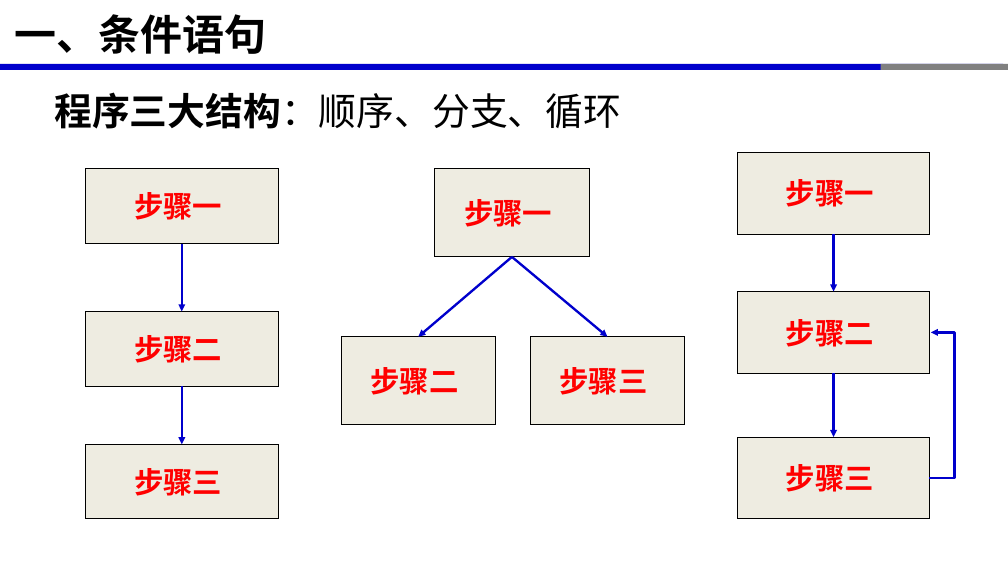
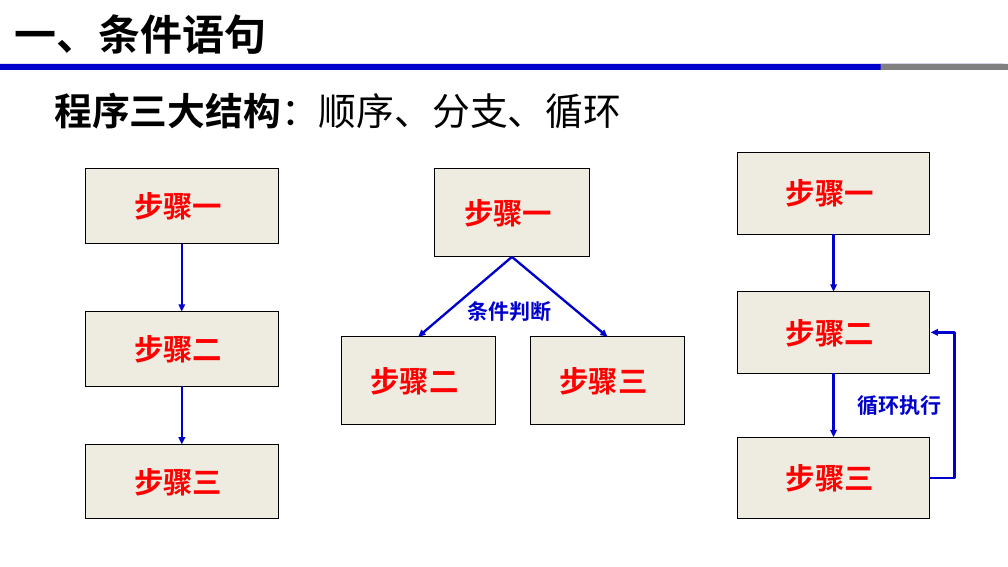
Before and after one commit to xinluo2018/programming-basics, a slide deck: slide 4 of 第3章-条件与循环/第3章-条件与循环.pptx. Drawn at 1008x567 pixels with LibreOffice and Linux fonts; fonts in the diff are those of the drawing. Boxes give left, top, right and bottom in pixels: in the first picture for what was removed or moved away, otherwise in the second. Text is boxed around its words. In the diff, an @@ line names an element or a change of style, - is before the commit and + after.

```diff
--- a/第3章-条件与循环/第3章-条件与循环.pptx
+++ b/第3章-条件与循环/第3章-条件与循环.pptx
@@ text added at <box>467,301,551,321</box>, 20 pt, text #0000CC, bold @@
+条件判断
@@ text added at <box>857,395,941,415</box>, 20 pt, text #0000CC, bold @@
+循环执行
```
Also in this commit, not shown: 1 other slide changed, 10 other files.
